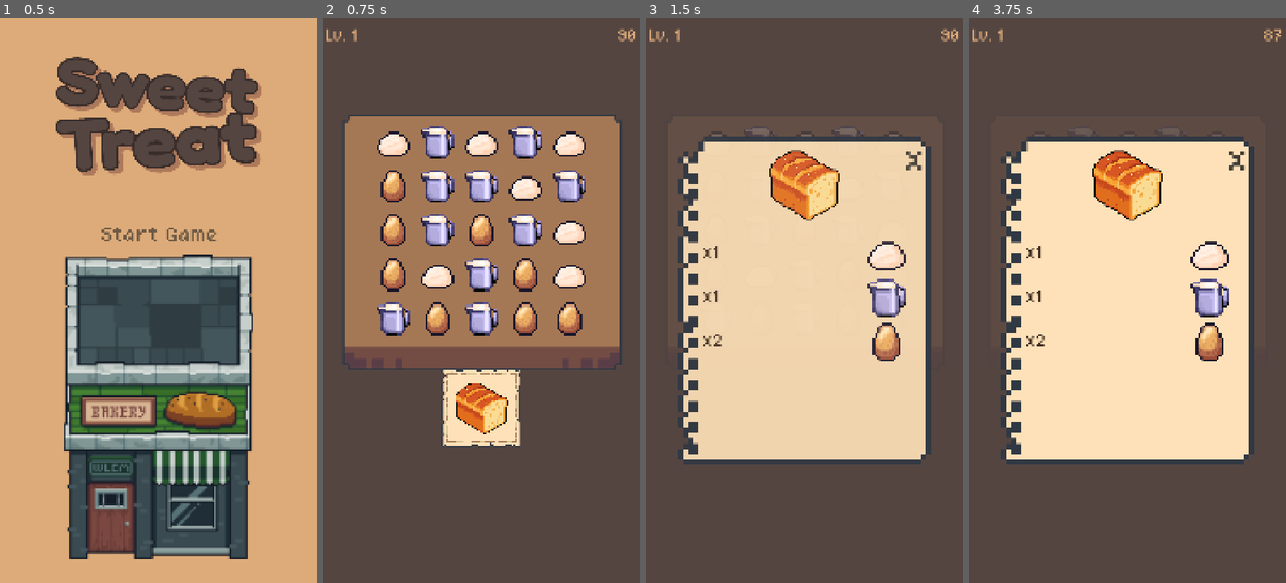
Above: before the commit, frames 1-4 (left to right).
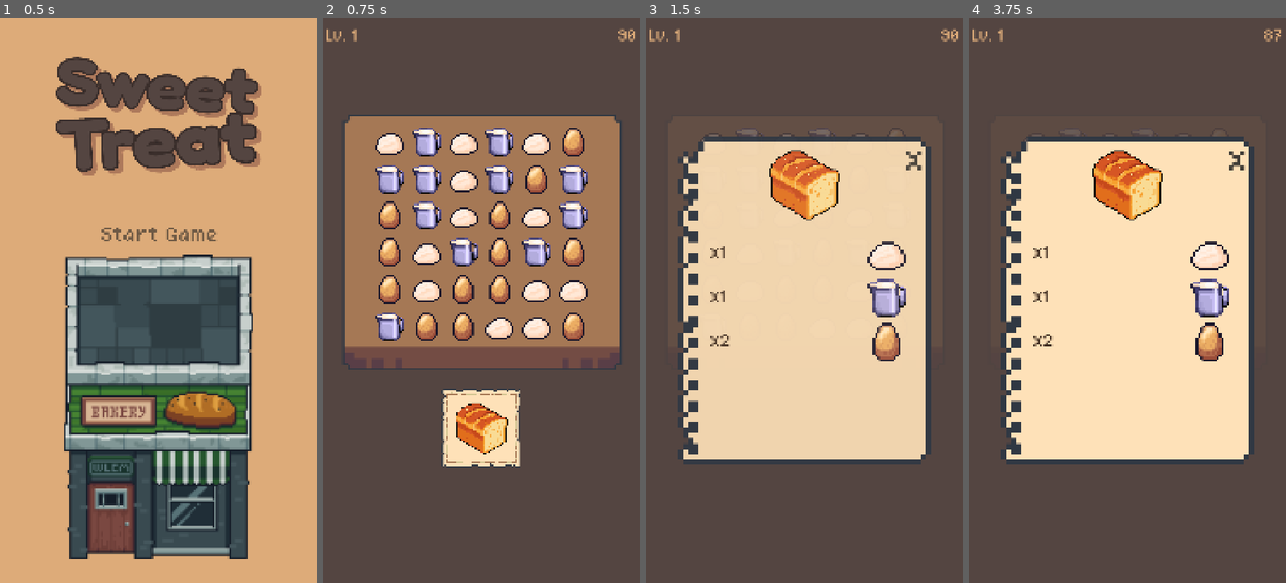
Above: after the commit, the same moments.

Repository: Krisha052/sweet-treat
Game: Godot game, scene res://scenes/main.tscn
The game is run twice, just before and just after one commit, with the same random seed, the same clock (stepped at 60 frames per second) and the same inputs.
Inputs (mouse positions are in pixels of both pictures, inside the frame that each line leads up to; where the layout moved, square brackets give the same spot in the first picture):
- Up to frame 1 (0.5 s): no input
- Up to frame 2 (0.75 s): click (481, 232) at 0.5 s
- Up to frame 3 (1.5 s): click (804, 430) [804, 407] at 1.25 s
- Up to frame 4 (3.75 s): tap Enter at 2, 3.5 s; move the mouse to (1038, 142) at 2.02 s; tap R at 2.1, 2.85, 3.6 s; click (1038, 142) at 2.17 s; tap Space at 2.75 s; move the mouse to (1083, 142) at 2.77 s; click (1083, 142) at 2.92 s; move the mouse to (1127, 142) at 3.52 s; click (1127, 142) at 3.67 s

Frame 1 is identical in both runs. In frame 2, 19% of the frame differs, in the area x 16-84%, y 19-80%; in frame 3, 0.6%; in frame 4, 0.3%.

Commit message:
6x6 grid, wider card gap, steeper difficulty, recipe text nudge
Grid: 5x5→6x6, CELL 150→125, SPRITE_SCALE 0.80→0.70. Outer grid bounds
unchanged (left=165, right=915); hit diameter 130→113px (7.4mm physical,
comfortably tappable, 11.6px gap between adjacent circles — no overlap).

Card-row gap: 95→150px. Board bottom at 1110px, card row top at 1260px,
card bottom at 1560px — 360px clear of screen bottom.

Difficulty: max_simultaneous_orders now 1/2/2/3/3/4/4/5 across levels
1–8 (was 1/1/2/2/2/2/3/3). Levels 7–8 cap at recipe pool size (4),
so effective maximums are 1/2/2/3/3/4/4/4.

Recipe frame: IngredientList.anchor_left 0.10→0.13 (count text 26px
further right from the card's inner left border).

Co-Authored-By: Claude Sonnet 4.6 <noreply@anthropic.com>

Diff:
--- a/data/levels/level_02.tres
+++ b/data/levels/level_02.tres
@@ -9,5 +9,5 @@
 script = ExtResource("1_lv2")
 level_id = 1
 time_limit_seconds = 80.0
-max_simultaneous_orders = 1
+max_simultaneous_orders = 2
 recipe_pool = Array[RecipeData]([ExtResource("2_lv2"), ExtResource("3_lv2"), ExtResource("4_lv2")])
--- a/data/levels/level_04.tres
+++ b/data/levels/level_04.tres
@@ -9,5 +9,5 @@
 script = ExtResource("1_lv4")
 level_id = 3
 time_limit_seconds = 70.0
-max_simultaneous_orders = 2
+max_simultaneous_orders = 3
 recipe_pool = Array[RecipeData]([ExtResource("2_lv4"), ExtResource("3_lv4"), ExtResource("4_lv4")])
--- a/data/levels/level_05.tres
+++ b/data/levels/level_05.tres
@@ -9,5 +9,5 @@
 script = ExtResource("1_lv5")
 level_id = 4
 time_limit_seconds = 65.0
-max_simultaneous_orders = 2
+max_simultaneous_orders = 3
 recipe_pool = Array[RecipeData]([ExtResource("2_lv5"), ExtResource("3_lv5"), ExtResource("4_lv5")])
--- a/data/levels/level_06.tres
+++ b/data/levels/level_06.tres
@@ -10,5 +10,5 @@
 script = ExtResource("1_lv6")
 level_id = 5
 time_limit_seconds = 60.0
-max_simultaneous_orders = 2
+max_simultaneous_orders = 4
 recipe_pool = Array[RecipeData]([ExtResource("2_lv6"), ExtResource("3_lv6"), ExtResource("4_lv6"), ExtResource("5_lv6")])
--- a/data/levels/level_07.tres
+++ b/data/levels/level_07.tres
@@ -10,5 +10,5 @@
 script = ExtResource("1_lv7")
 level_id = 6
 time_limit_seconds = 55.0
-max_simultaneous_orders = 3
+max_simultaneous_orders = 4
 recipe_pool = Array[RecipeData]([ExtResource("2_lv7"), ExtResource("3_lv7"), ExtResource("4_lv7"), ExtResource("5_lv7")])
--- a/data/levels/level_08.tres
+++ b/data/levels/level_08.tres
@@ -10,5 +10,5 @@
 script = ExtResource("1_lv8")
 level_id = 7
 time_limit_seconds = 45.0
-max_simultaneous_orders = 3
+max_simultaneous_orders = 5
 recipe_pool = Array[RecipeData]([ExtResource("2_lv8"), ExtResource("3_lv8"), ExtResource("4_lv8"), ExtResource("5_lv8")])
--- a/scenes/ui/recipe_frame.tscn
+++ b/scenes/ui/recipe_frame.tscn
@@ -40,7 +40,7 @@
 stretch_mode = 5
 
 [node name="IngredientList" type="VBoxContainer" parent="Root/RecipePage"]
-anchor_left = 0.1
+anchor_left = 0.13
 anchor_top = 0.30
 anchor_right = 0.90
 anchor_bottom = 0.96
--- a/scripts/gameplay/level_controller.gd
+++ b/scripts/gameplay/level_controller.gd
@@ -8,8 +8,8 @@
 @onready var _bg: ColorRect = $BackgroundLayer/Background
 
 const _INGREDIENT_SCENE := preload("res://scenes/gameplay/ingredient.tscn")
-const BOARD_COLS := 5
-const BOARD_ROWS := 5
+const BOARD_COLS := 6
+const BOARD_ROWS := 6
 
 var level_config: LevelConfig
 var _time_remaining: float = 0.0
@@ -65,8 +65,8 @@
 
 func _init_board() -> void:
 	var vp := get_viewport().get_visible_rect().size
-	const CELL := 150.0
-	const SPRITE_SCALE := 0.8
+	const CELL := 125.0
+	const SPRITE_SCALE := 0.7
 	var row_w := BOARD_COLS * CELL
 	var origin_x := (vp.x - row_w) * 0.5 + CELL * 0.5
 	var origin_y := clampf(
--- a/scripts/ui/hud.gd
+++ b/scripts/ui/hud.gd
@@ -17,7 +17,7 @@
 
 func position_card_row(board_bottom_px: float) -> void:
 	var vp_h := get_viewport().get_visible_rect().size.y
-	var top_y := board_bottom_px + 95.0
+	var top_y := board_bottom_px + 150.0
 	_card_row.anchor_top = top_y / vp_h
 	_card_row.anchor_bottom = (top_y + 300.0) / vp_h
 	_card_row.offset_top = 0.0
